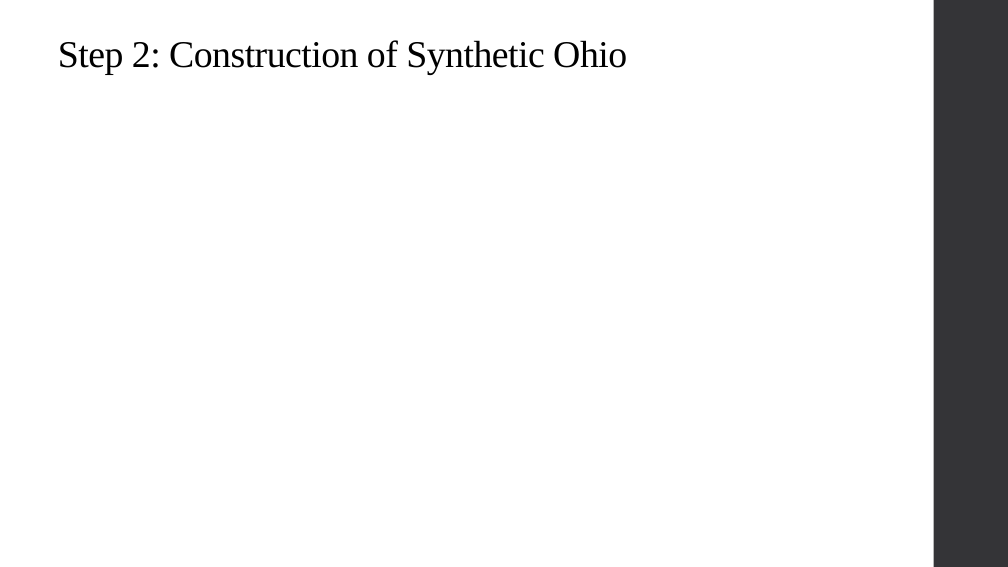
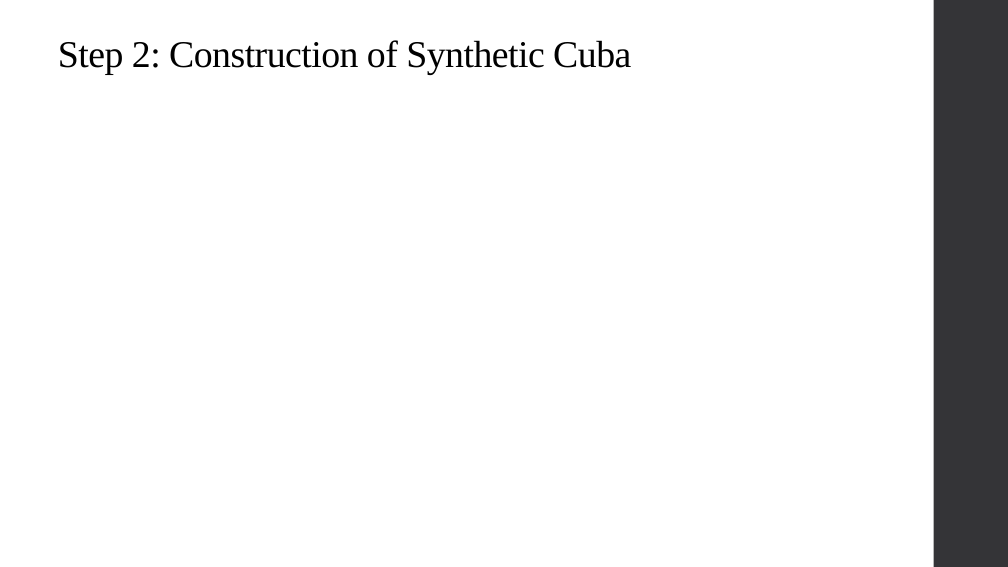
Before and after one commit to qiufei/fork-HAD5744, a slide deck: slide 15 of Lecture11_SyntheticControl_QuantileRegression/Lecture11_SyntheticControl_QuantileRegression.pptx (slide 12 before the commit). Drawn at 1008x567 pixels with LibreOffice and Linux fonts; fonts in the diff are those of the drawing; grey boxes stand for pictures. Boxes give left, top, right and bottom in pixels: in the first picture for what was removed or moved away, otherwise in the second. Text is boxed around its words. In the diff, an @@ line names an element or a change of style, - is before the commit and + after.

```diff
--- a/Lecture11_SyntheticControl_QuantileRegression/Lecture11_SyntheticControl_QuantileRegression.pptx
+++ b/Lecture11_SyntheticControl_QuantileRegression/Lecture11_SyntheticControl_QuantileRegression.pptx
@@ title at (58,40,631,75): text changed @@
-Step 2: Construction of Synthetic Ohio
+Step 2: Construction of Synthetic Cuba
```
Also in this commit, not shown: 11 other slides changed, 8 slides added, 5 slides removed, 4 other files.
